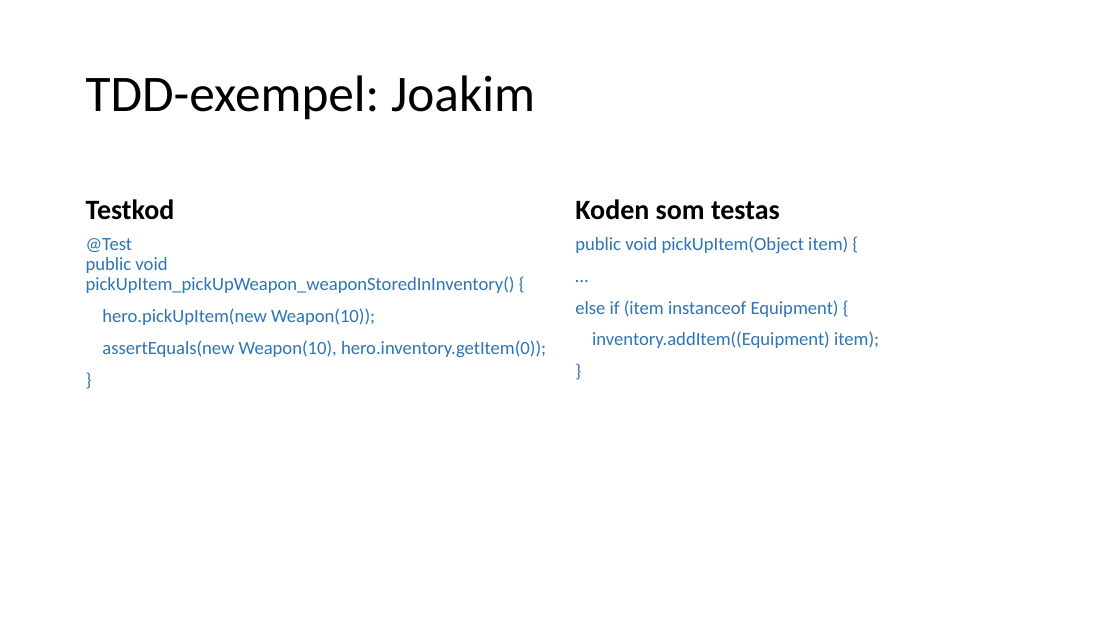
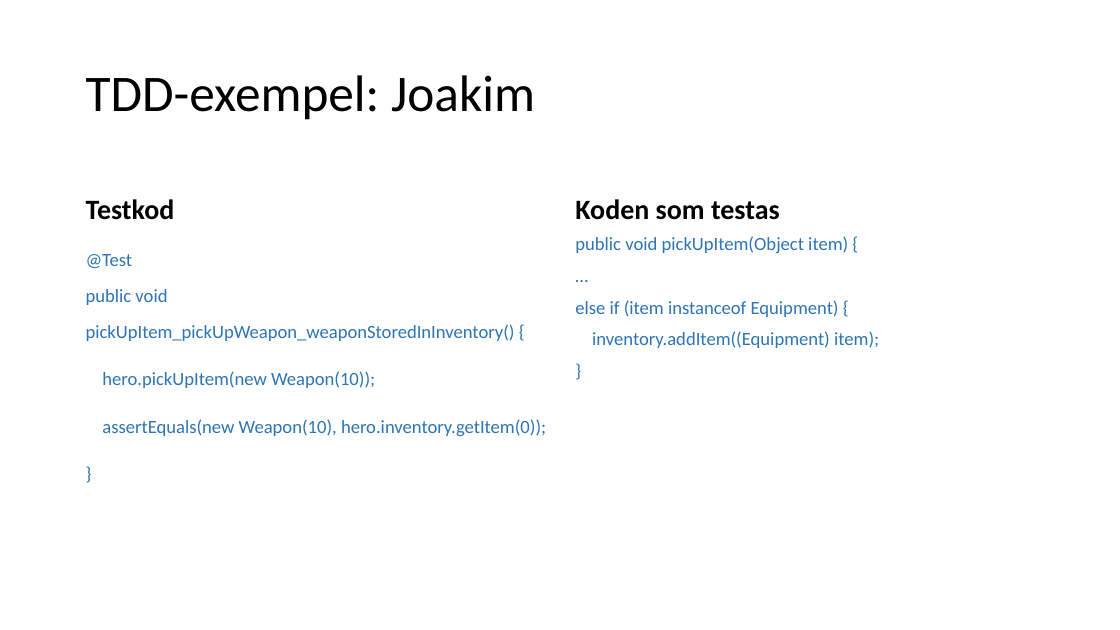
Before and after one commit to hampusidstam/InteGame, a slide deck: slide 7 of docs/Slutredovisning_grp5_v9.pptx. Drawn at 1120x630 pixels with LibreOffice and Linux fonts; fonts in the diff are those of the drawing. Boxes give left, top, right and bottom in pixels: in the first picture for what was removed or moved away, otherwise in the second. Text is boxed around its words. In the diff, an @@ line names an element or a change of style, - is before the commit and + after.

```diff
--- a/docs/Slutredovisning_grp5_v9.pptx
+++ b/docs/Slutredovisning_grp5_v9.pptx
@@ text "@Test public void pickUpItem_pickUpWeapon_weaponStoredInInve ..." at (86, 254, 546, 436): line spacing 0.9 to 1.6 @@
```
Also in this commit, not shown: 8 other slides changed.
